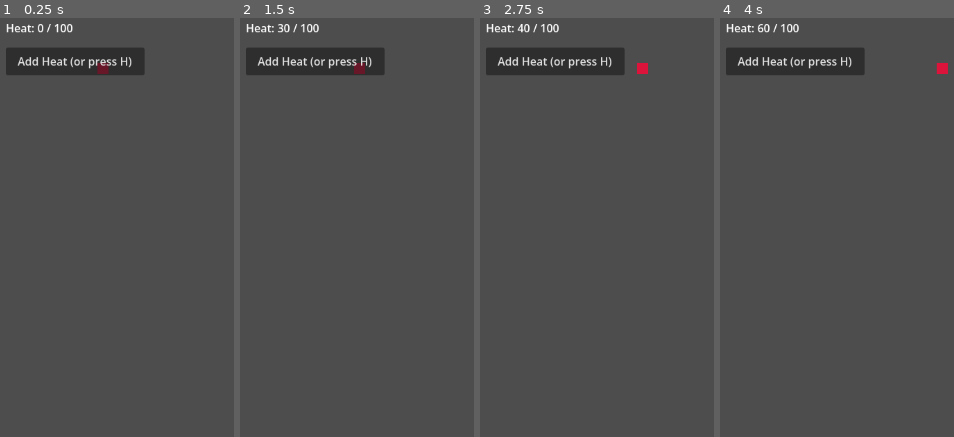
Above: before the commit, frames 1-4 (left to right).
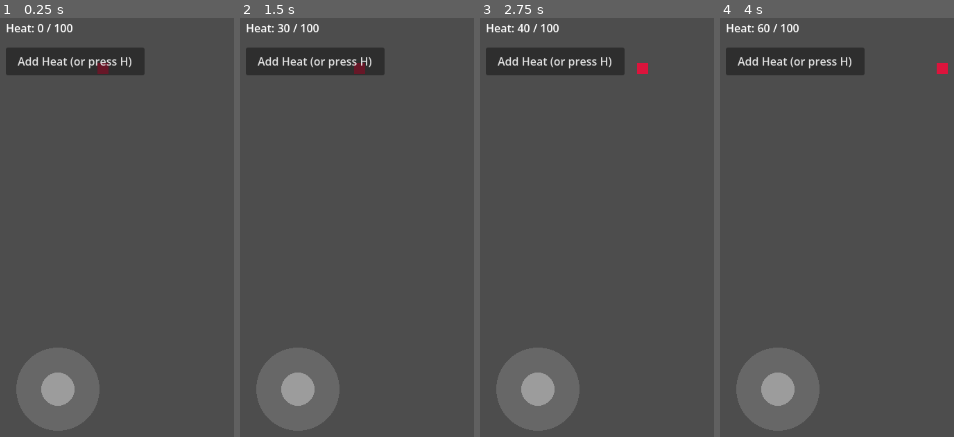
Above: after the commit, the same moments.

Repository: zowskyy/crxcibl3
Game: Godot game, scene res://scenes/TestRoom.tscn
The game is run twice, just before and just after one commit, with the same random seed, the same clock (stepped at 60 frames per second) and the same inputs.
Inputs (mouse positions are in pixels of both pictures, inside the frame that each line leads up to):
- Up to frame 1 (0.25 s): no input
- Up to frame 2 (1.5 s): click "Add Heat (or press H)" at 0.5 s; tap Enter at 1.25 s; move the mouse to (outside the picture) at 1.27 s; hold Right (ui_right) from 1.28 s (still down); tap H at 1.35 s; click (outside the picture) at 1.42 s
- Up to frame 3 (2.75 s): release Right (ui_right) at 2 s; tap Space at 2 s; drag from (711, 252) to (outside the picture) at 2.02 s
- Up to frame 4 (4 s): tap Enter at 2.75 s; move the mouse to (outside the picture) at 2.77 s; hold Right (ui_right) 2.78-3.5 s; tap H at 2.85 s; click (outside the picture) at 2.92 s; drag from (outside the picture) to (872, 164) at 3.52 s

The runs differ from the first frame. In frame 1, 5.4% of the frame differs, in the area x 7-43%, y 78-99%; in frame 2, 5.4%; in frame 3, 5.4%; in frame 4, 5.4%.

Commit message:
Slice 2.6: add virtual joystick touch controls
VirtualJoystick.gd: a draggable on-screen joystick (bottom-left of
CanvasLayer) exposing a normalized output Vector2. Handles both
InputEventScreenTouch/Drag (real target: mobile) and
InputEventMouseButton/Motion (so it's testable via mouse in the editor
without a touchscreen). Player.gd now reads the joystick's output when
present and non-zero, falling back to arrow keys otherwise -- desktop
testing still works without dragging it.

Diff:
--- a/godot/scenes/Player.gd
+++ b/godot/scenes/Player.gd
@@ -1,14 +1,25 @@
 extends Node2D
-## Placeholder player for Slice 2.5 -- a drawn square standing in for real
-## art, just enough to confirm movement works. Touch controls replace this
-## input scheme in a later slice; arrow keys are a stopgap for testing on
-## desktop in the meantime.
+## Placeholder player -- a drawn square standing in for real art, just
+## enough to confirm movement works. Reads from the virtual joystick
+## (touch or mouse drag) when present, falling back to arrow keys so
+## desktop testing in the editor still works without dragging it.
 
 const SPEED := 120.0
 const SIZE := 16.0
 
+var _joystick: Control = null
+
+
+func _ready() -> void:
+	_joystick = get_tree().get_first_node_in_group("virtual_joystick")
+
+
 func _process(delta: float) -> void:
-	var input_vector := Input.get_vector("ui_left", "ui_right", "ui_up", "ui_down")
+	var input_vector := Vector2.ZERO
+	if _joystick and _joystick.output.length() > 0.0:
+		input_vector = _joystick.output
+	else:
+		input_vector = Input.get_vector("ui_left", "ui_right", "ui_up", "ui_down")
 	position += input_vector * SPEED * delta
 	queue_redraw()
 
--- a/godot/scenes/TestRoom.tscn
+++ b/godot/scenes/TestRoom.tscn
@@ -1,7 +1,8 @@
-[gd_scene load_steps=3 format=3]
+[gd_scene load_steps=4 format=3]
 
 [ext_resource type="Script" path="res://scenes/TestRoom.gd" id="1"]
 [ext_resource type="Script" path="res://scenes/Player.gd" id="2"]
+[ext_resource type="Script" path="res://scenes/VirtualJoystick.gd" id="3"]
 
 [node name="TestRoom" type="Node2D"]
 script = ExtResource("1")
@@ -25,3 +26,14 @@
 offset_right = 220.0
 offset_bottom = 100.0
 text = "Add Heat (or press H)"
+
+[node name="VirtualJoystick" type="Control" parent="CanvasLayer"]
+anchor_left = 0.0
+anchor_top = 1.0
+anchor_right = 0.0
+anchor_bottom = 1.0
+offset_left = 20.0
+offset_top = -170.0
+offset_right = 170.0
+offset_bottom = -20.0
+script = ExtResource("3")
--- /dev/null
+++ b/godot/scenes/VirtualJoystick.gd
@@ -0,0 +1,56 @@
+extends Control
+## Slice 2.6 -- on-screen virtual joystick for touch input, the real target
+## platform. Also handles mouse drag so it's testable from the editor on
+## desktop without a touchscreen. Player.gd reads `output` (a normalized
+## Vector2, zero when not being dragged) and falls back to arrow keys when
+## this returns zero, so desktop testing works either way.
+
+@export var radius: float = 60.0
+@export var knob_radius: float = 24.0
+@export var dead_zone: float = 0.15
+
+var output := Vector2.ZERO
+
+var _dragging := false
+var _knob_position := Vector2.ZERO
+
+
+func _ready() -> void:
+	add_to_group("virtual_joystick")
+	_knob_position = size / 2.0
+
+
+func _draw() -> void:
+	var center := size / 2.0
+	draw_circle(center, radius, Color(1, 1, 1, 0.15))
+	draw_circle(_knob_position, knob_radius, Color(1, 1, 1, 0.35))
+
+
+func _gui_input(event: InputEvent) -> void:
+	if event is InputEventScreenTouch or event is InputEventMouseButton:
+		if event.pressed:
+			_dragging = true
+			_update_knob(event.position)
+		else:
+			_dragging = false
+			_reset_knob()
+	elif event is InputEventScreenDrag or event is InputEventMouseMotion:
+		if _dragging:
+			_update_knob(event.position)
+
+
+func _update_knob(pos: Vector2) -> void:
+	var center := size / 2.0
+	var delta_vec := pos - center
+	var clamped := delta_vec.limit_length(radius)
+	_knob_position = center + clamped
+
+	var raw := clamped / radius
+	output = raw if raw.length() > dead_zone else Vector2.ZERO
+	queue_redraw()
+
+
+func _reset_knob() -> void:
+	_knob_position = size / 2.0
+	output = Vector2.ZERO
+	queue_redraw()
